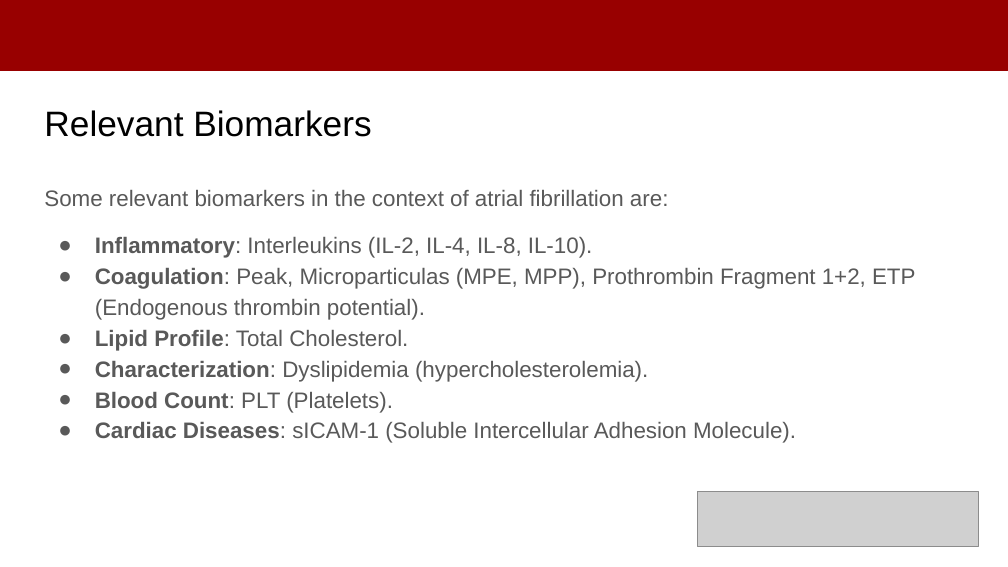
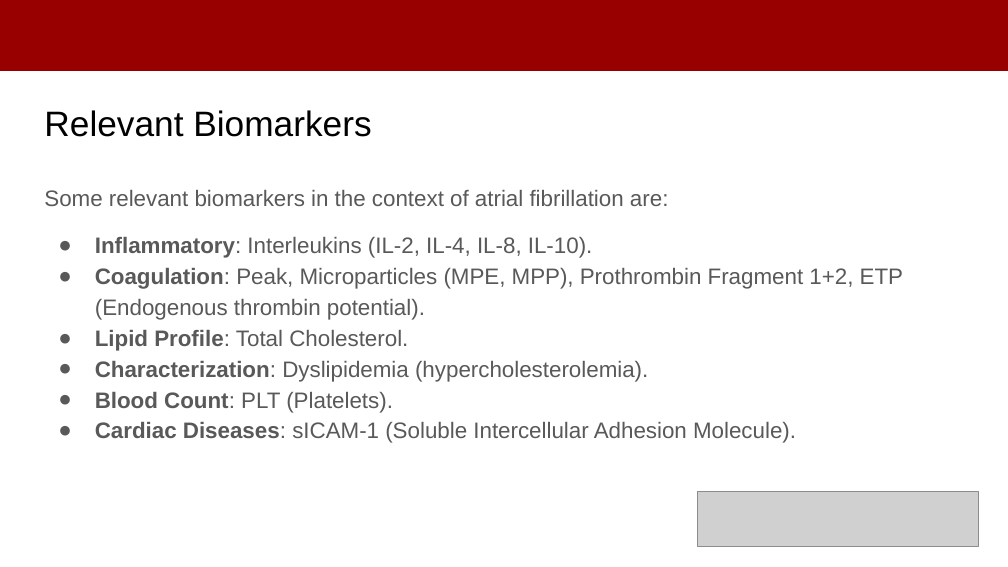
Before and after one commit to LuanBrt/BracisPresentation, a slide deck: slide 5 of ApresentacaoBRACIS.pptx. Drawn at 1008x567 pixels with LibreOffice and Linux fonts; fonts in the diff are those of the drawing; grey boxes stand for pictures. Boxes give left, top, right and bottom in pixels: in the first picture for what was removed or moved away, otherwise in the second. Text is boxed around its words. In the diff, an @@ line names an element or a change of style, - is before the commit and + after.

```diff
--- a/ApresentacaoBRACIS.pptx
+++ b/ApresentacaoBRACIS.pptx
@@ text at (95, 268, 903, 320): text changed @@
-● Coagulation: Peak, Microparticulas (MPE, MPP), Prothrombin Fragment 1+2, ETP (Endogenous thrombin potential).
+● Coagulation: Peak, Microparticles (MPE, MPP), Prothrombin Fragment 1+2, ETP (Endogenous thrombin potential).
```
Also in this commit, not shown: 1 other file.
